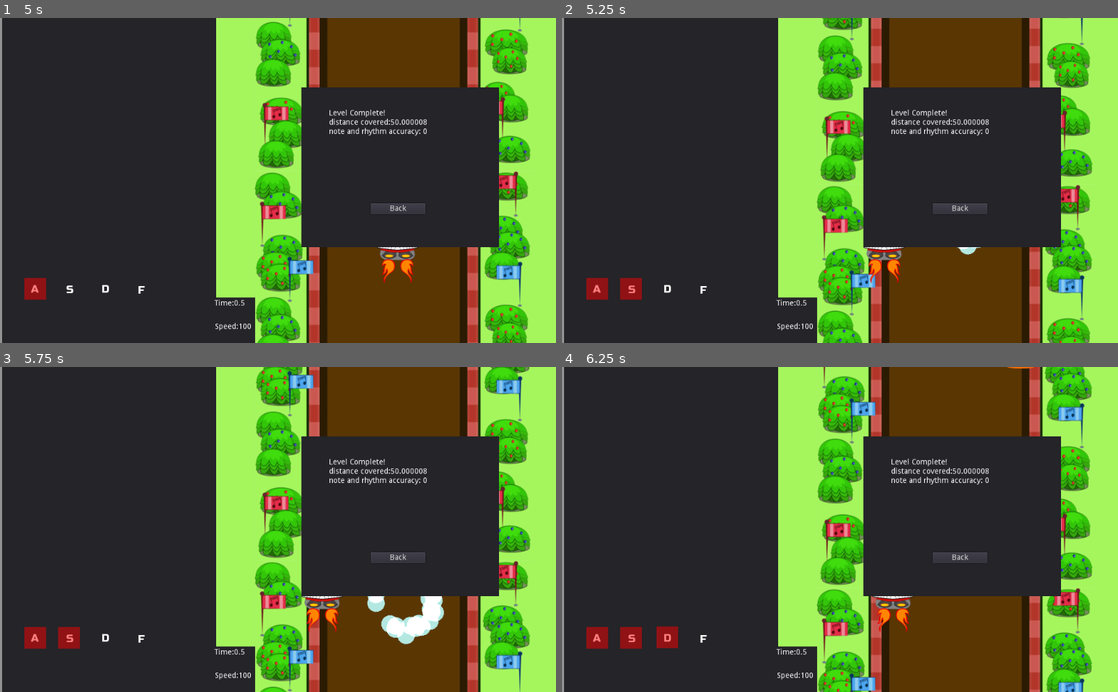
Above: before the commit, frames 1-4 (two rows, left to right).
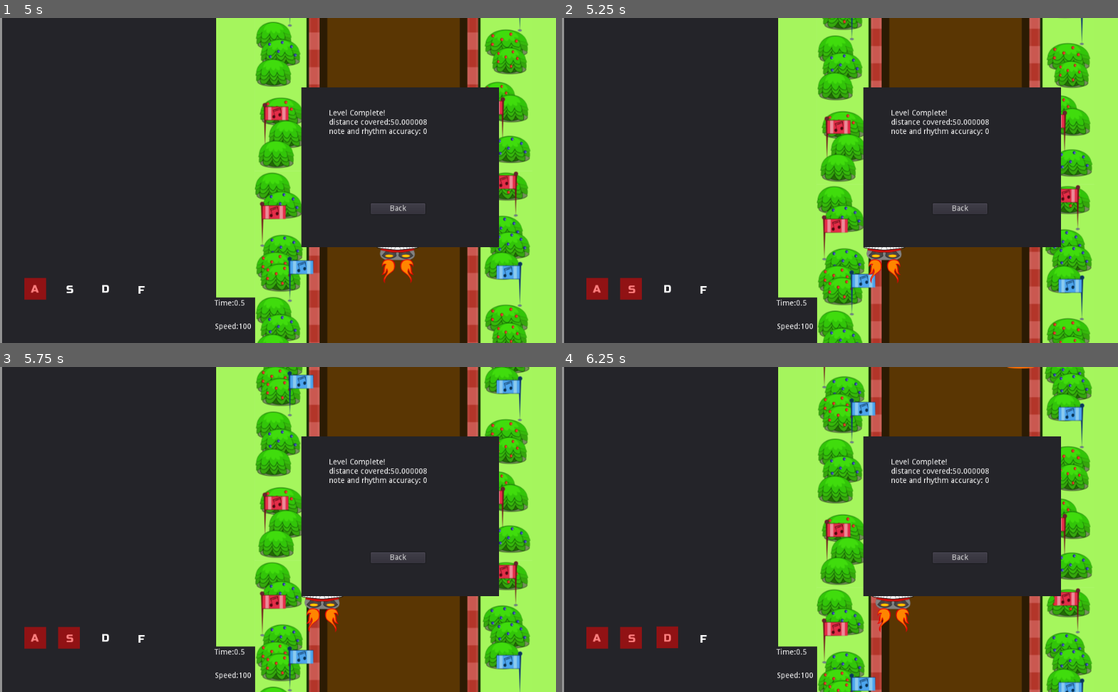
Above: after the commit, the same moments.

Repository: JoshKomie/rhythm_racer
Game: Godot game, scene res://scenes/menu.tscn
The game is run twice, just before and just after one commit, with the same random seed, the same clock (stepped at 60 frames per second) and the same inputs. Sound files missing from this copy of the repository are replaced by a short silence.
Inputs (mouse positions are in pixels of both pictures, inside the frame that each line leads up to):
- Up to frame 1 (5 s): click "Level 1" at 0.5 s; click "Start!" at 1.25 s; click "Back" at 2 s; click "Level 1" at 2.75 s; click "Start!" at 3.5 s; tap Enter at 4.25 s; move the mouse to (400, 164) at 4.27 s; hold A (note1) from 4.28 s (still down)
- Up to frame 2 (5.25 s): move the mouse to (728, 196) at 5.02 s; release A (note1) at 5.03 s; tap S (note2) at 5.1 s
- Up to frame 3 (5.75 s): no input
- Up to frame 4 (6.25 s): move the mouse to (895, 458) at 5.77 s; hold D (note3) from 5.78 s (still down)

Frame 1 is identical in both runs. In frame 2, less than 0.1% of the frame differs, in the area x 71-76%, y 70-73%; in frame 3, 1.0%, in the area x 66-80%, y 70-86%; in frame 4, nothing differs.

Commit message:
remove particle effects for web version

Diff:
--- a/scenes/menu.tscn
+++ b/scenes/menu.tscn
@@ -11,7 +11,7 @@
 content_margin_top = -1.0
 content_margin_bottom = -1.0
 
-[node name="CanvasLayer" type="CanvasLayer" index="0"]
+[node name="CanvasLayer" type="CanvasLayer"]
 
 layer = 1
 offset = Vector2( 0, 0 )
--- a/scenes/obstacle.tscn
+++ b/scenes/obstacle.tscn
@@ -68,7 +68,7 @@
 anim_loop = false
 _sections_unfolded = [ "Angular Velocity", "Color", "Emission Shape", "Flags", "Gravity", "Hue Variation", "Initial Velocity", "Resource", "Spread", "Trail" ]
 
-[node name="Node2D" type="Node2D"]
+[node name="Node2D" type="Node2D" index="0"]
 
 [node name="Sprite" type="Sprite" parent="." index="0"]
 
--- a/scripts/obstacle.gd
+++ b/scripts/obstacle.gd
@@ -20,7 +20,7 @@
 
 
 func _on_Area2D_area_entered(area):
-	get_node("./../Particles2D").emitting = true
+	#get_node("./../Particles2D").emitting = true
 	var car = area.get_node("../")
 	car.add_hit(false)
 	car.add_hit(false)
Not shown, changed: index.pck
